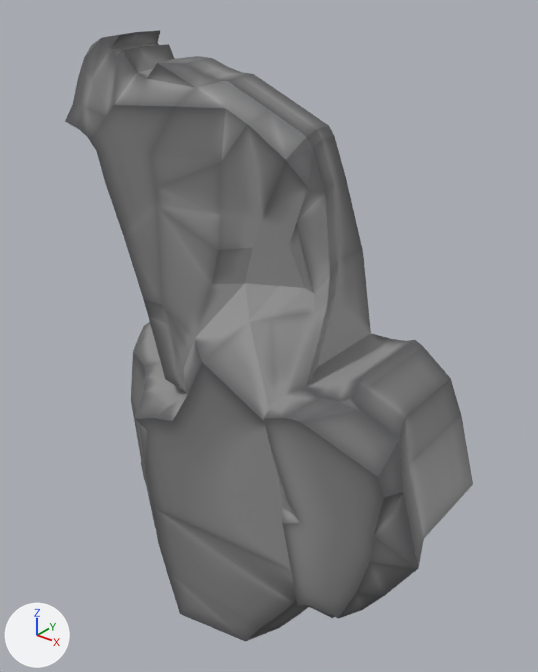
What one commit did to the FBX model MirrorMine/Assets/Art/Rocks/Skala1.fbx.
The view is the same before and after, from a 50 mm camera at (1.114, -1.245, 0.78) aimed at (0.041, 0.096, -0.052). Arrows for +X, +Y and +Z are at lower left; the lights stay in place. Where no turn or scale is listed for an object, it has been applied to the vertices.

The scene before the commit, as lines of its bpy script (objects in view):
```python
mat_skala1 = principled_material('skala1')
mat_skala1.texture = img_skala1_albedotransparency_kopia_png
me_skala1_003 = bpy.data.meshes.new('skala1.003')
me_skala1_003.from_pydata(...)  # 289 vertices, 384 faces; spans x -0.53..0.63, y -0.2..0.32, z -0.91..0.65
me_skala1_003.materials.append(mat_skala1)  # picture img_skala1_albedotransparency_kopia_png
ob_skala1 = bpy.data.objects.new('skala1', me_skala1_003)
ob_skala1.location = (0.0, 0.0, 0.0)
```
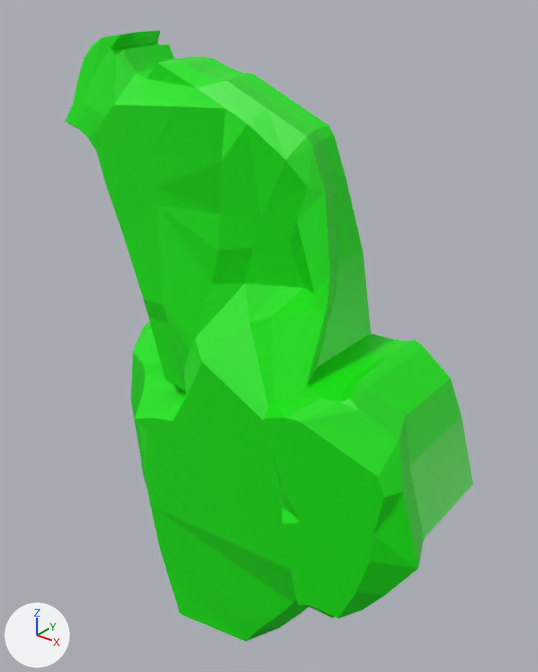
The newer file is also turned or shifted as a whole; pictures and numbers use the older file's frame.

What changed in the scene script:
```text
Change mat_skala1:
    remove mat_skala1.texture = img_skala1_albedotransparency_kopia_png
    add mat_skala1.base_color = (0.0024, 0.8, 0.0)  # green #08e700
```

What differs and where, as boxes [x1, y1, x2, y2] in the pictures (538 x 672 px):
'skala1', surface changed (grey to green)
    both: [65, 30, 473, 641]
